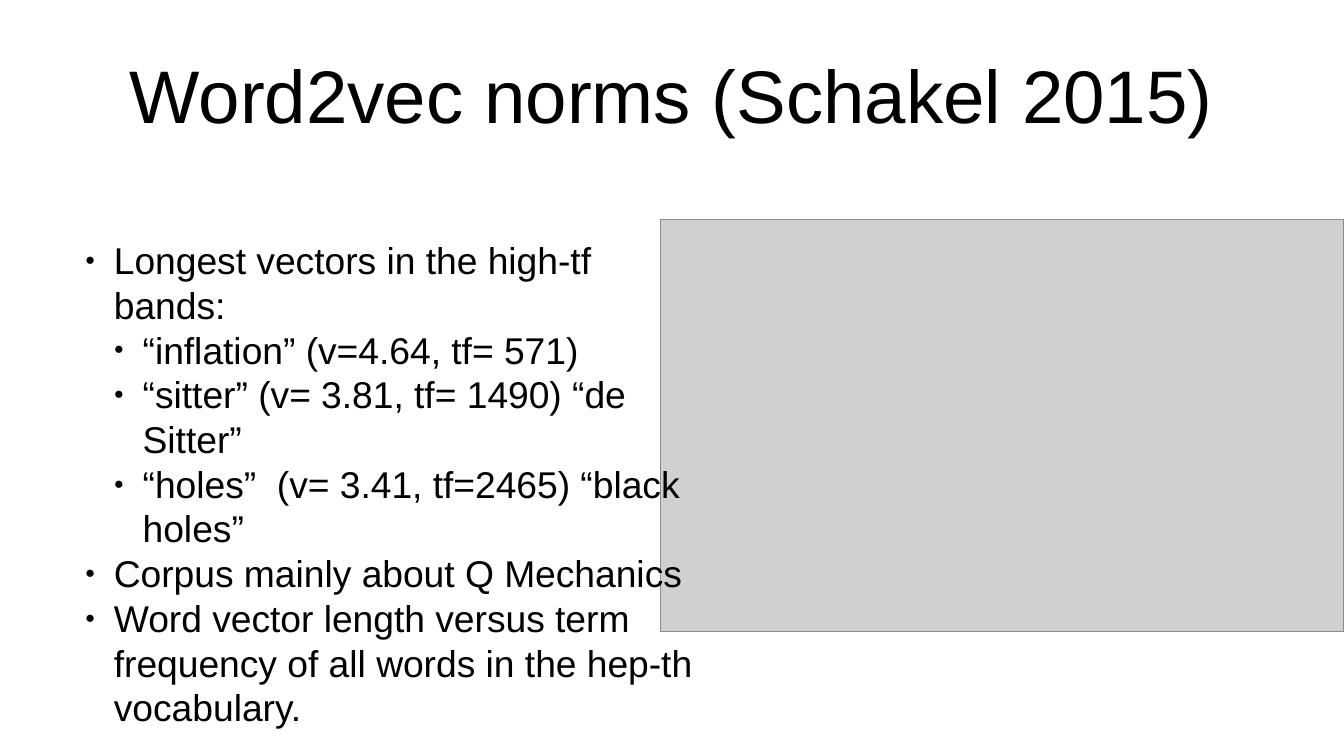
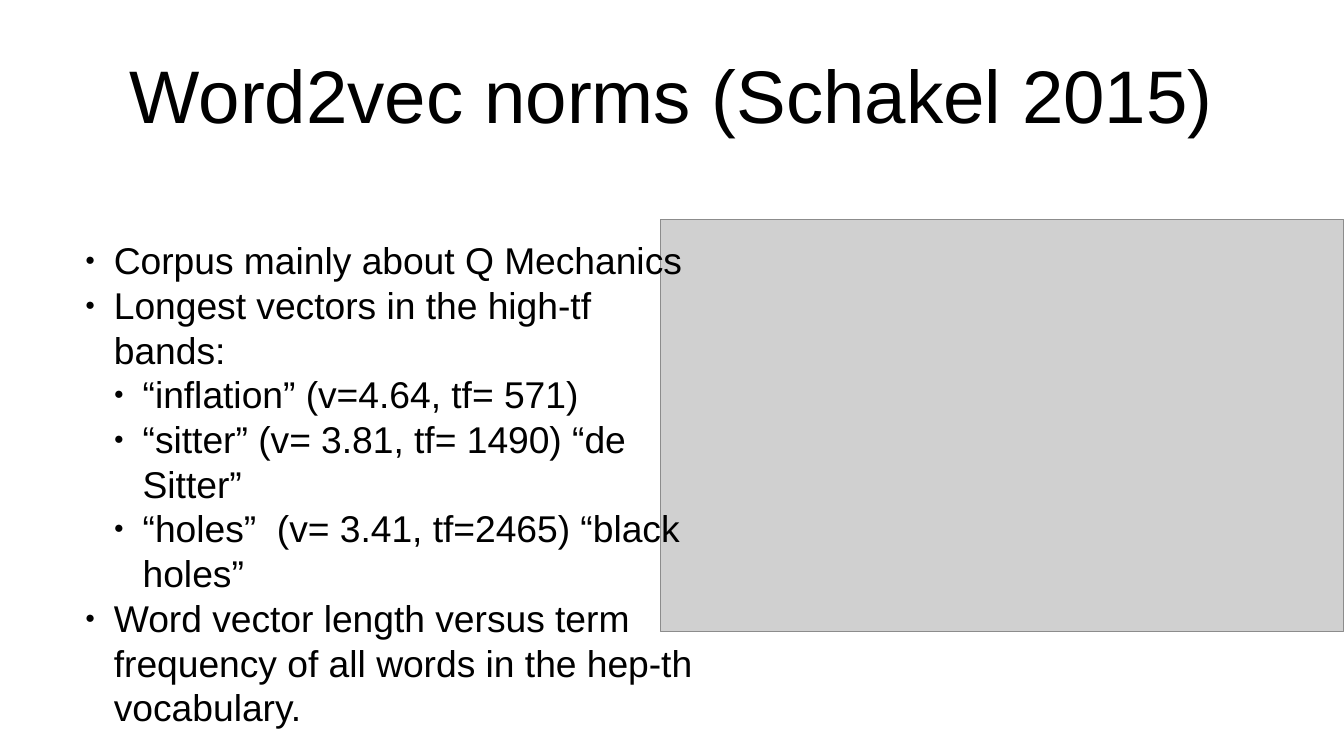
Before and after one commit to vackosar/fasttext-vector-norms-and-oov-words, a slide deck: slide 5 of presentation.odp. Drawn at 1344x756 pixels with LibreOffice and Linux fonts; fonts in the diff are those of the drawing; grey boxes stand for pictures. Boxes give left, top, right and bottom in pixels: in the first picture for what was removed or moved away, otherwise in the second. Text is boxed around its words. In the diff, an @@ line names an element or a change of style, - is before the commit and + after.

```diff
--- a/presentation.odp
+++ b/presentation.odp
@@ text at (114, 245, 682, 282): paragraph added @@
+● Corpus mainly about Q Mechanics
@@ text at (114, 558, 682, 595): paragraph removed @@
-● Corpus mainly about Q Mechanics
```
Also in this commit, not shown: 1 other slide changed.
